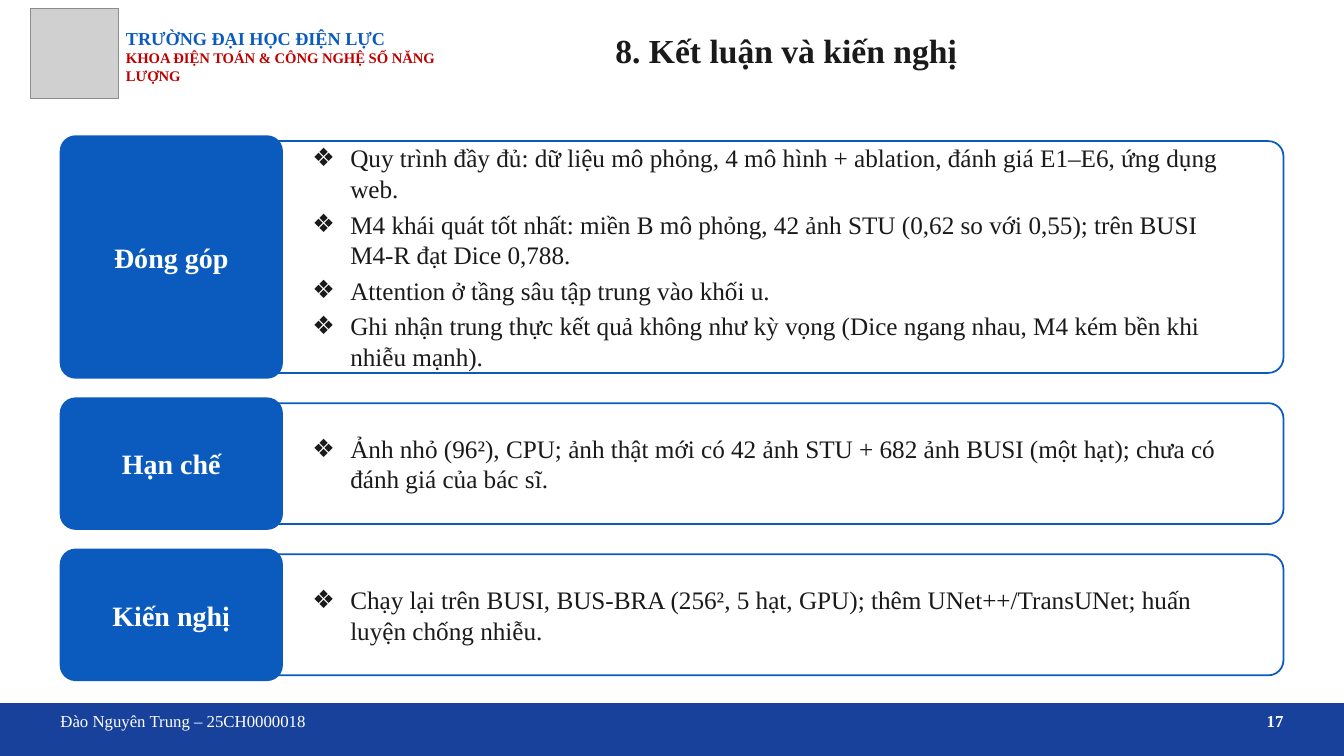
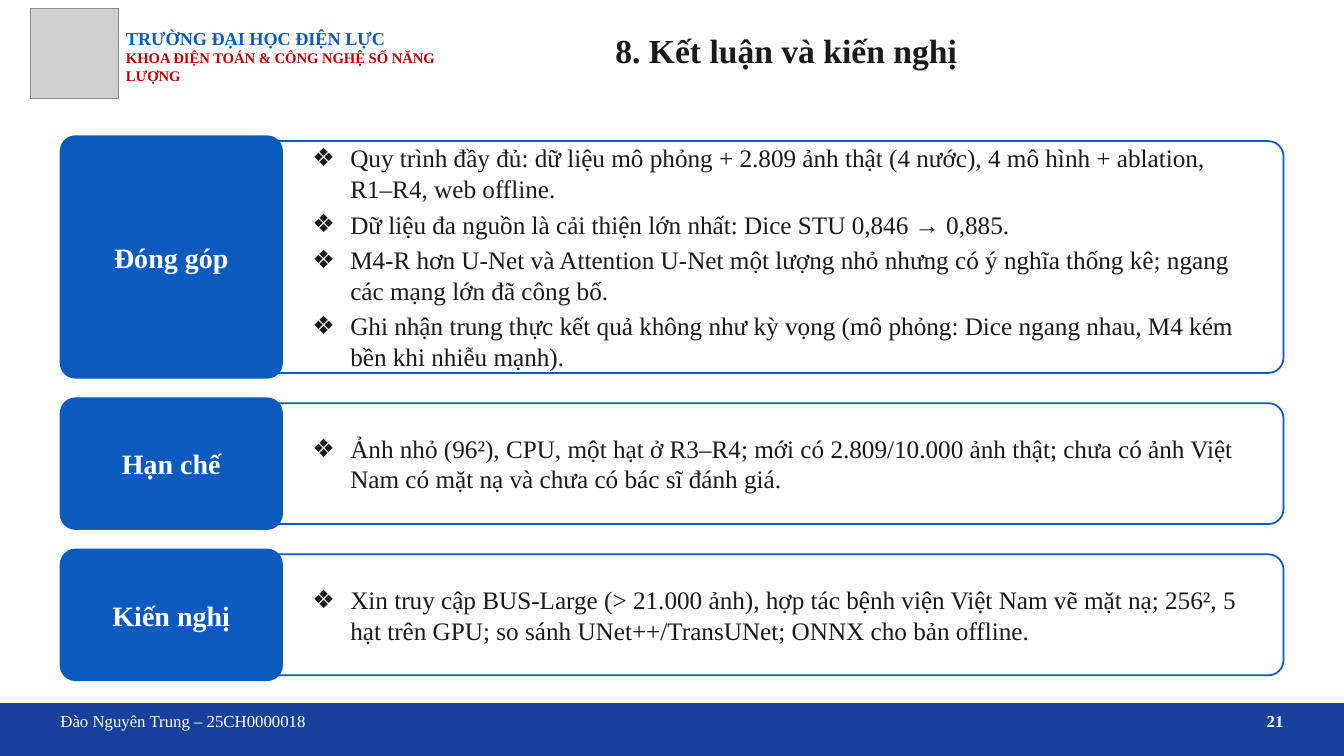
Before and after one commit to trungnguyen107/Medical-image-segmentation-breast-ultrasound-unet-attention, a slide deck: slide 21 of docs/Slide_bao_cao_DATN_U-Net_Attention.pptx (slide 17 before the commit). Drawn at 1344x756 pixels with LibreOffice and Linux fonts; fonts in the diff are those of the drawing; grey boxes stand for pictures; background and template pictures are left out. Boxes give left, top, right and bottom in pixels: in the first picture for what was removed or moved away, otherwise in the second. Text is boxed around its words. In the diff, an @@ line names an element or a change of style, - is before the commit and + after.

```diff
--- a/docs/Slide_bao_cao_DATN_U-Net_Attention.pptx
+++ b/docs/Slide_bao_cao_DATN_U-Net_Attention.pptx
@@ text at <box>350,148,1232,371</box>: text changed @@
-❖ Quy trình đầy đủ: dữ liệu mô phỏng, 4 mô hình + ablation, đánh giá E1–E6, ứng dụng web.
-❖ M4 khái quát tốt nhất: miền B mô phỏng, 42 ảnh STU (0,62 so với 0,55); trên BUSI M4-R đạt Dice 0,788.
-❖ Attention ở tầng sâu tập trung vào khối u.
-❖ Ghi nhận trung thực kết quả không như kỳ vọng (Dice ngang nhau, M4 kém bền khi nhiễu mạnh).
+❖ Quy trình đầy đủ: dữ liệu mô phỏng + 2.809 ảnh thật (4 nước), 4 mô hình + ablation, R1–R4, web offline.
+❖ Dữ liệu đa nguồn là cải thiện lớn nhất: Dice STU 0,846 → 0,885.
+❖ M4-R hơn U-Net và Attention U-Net một lượng nhỏ nhưng có ý nghĩa thống kê; ngang các mạng lớn đã công bố.
+❖ Ghi nhận trung thực kết quả không như kỳ vọng (mô phỏng: Dice ngang nhau, M4 kém bền khi nhiễu mạnh).
@@ text at <box>350,438,1232,494</box>: text changed @@
-❖ Ảnh nhỏ (96²), CPU; ảnh thật mới có 42 ảnh STU + 682 ảnh BUSI (một hạt); chưa có đánh giá của bác sĩ.
+❖ Ảnh nhỏ (96²), CPU, một hạt ở R3–R4; mới có 2.809/10.000 ảnh thật; chưa có ảnh Việt Nam có mặt nạ và chưa có bác sĩ đánh giá.
@@ text at <box>350,591,1236,644</box>: text changed @@
-❖ Chạy lại trên BUSI, BUS-BRA (256², 5 hạt, GPU); thêm UNet++/TransUNet; huấn luyện chống nhiễu.
+❖ Xin truy cập BUS-Large (> 21.000 ảnh), hợp tác bệnh viện Việt Nam vẽ mặt nạ; 256², 5 hạt trên GPU; so sánh UNet++/TransUNet; ONNX cho bản offline.
@@ text at <box>1267,716,1284,727</box>: text changed @@
-17
+21
```
Also in this commit, not shown: 13 other slides changed, 4 slides added, 19 other files.
